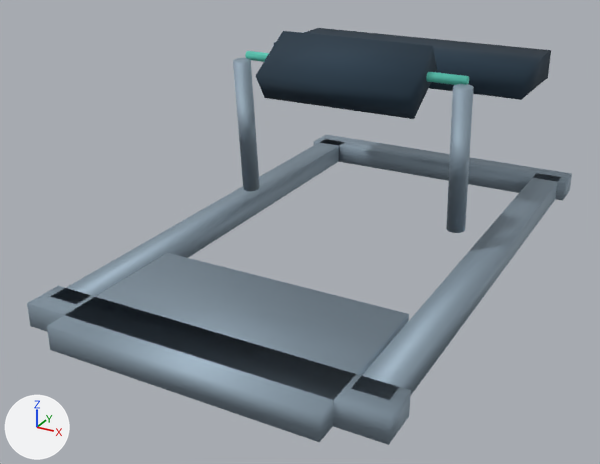
The glTF model assets/prototype/stage1/equipment/machine_b_glute_drive_machine.glb: old version first, new version second.
The view is the same before and after, from a 50 mm camera at (0.909, -2.173, 0.975) aimed at (-0.059, -0.413, 0.095). Every picture has the same lights, and +X, +Y and +Z are marked at lower left. The older version comes first. Where no turn or scale is listed for an object, it has been applied to the vertices.

The first picture shows 'base', 'footplate', 'grip_bar', 'guide_link-1', 'guide_link1', 'lap_pad', 'upper_back_support'.
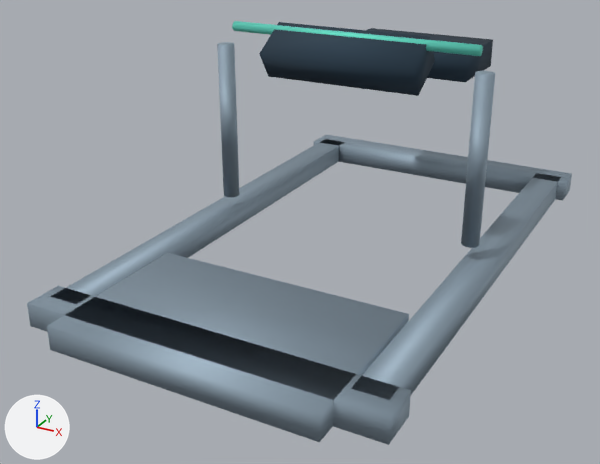
Edits to the bpy script that builds the scene:
```text
Change me_upper_back_support:
    used by ob_upper_back_support; location = (0.0, 0.0, 0.0)
    remove me_upper_back_support.from_pydata(...)  # 8 vertices, 12 faces; spans x -0.38..0.38, y 0.005..0.295, z 0.41..0.49
    add me_upper_back_support.from_pydata(...)  # 8 vertices, 12 faces; spans x -0.2..0.2, y 0.08..0.32, z 0.42..0.5
    me_upper_back_support part 1: the whole mesh is scaled about its middle by (0.526, 0.828, 1), then moved by (0.0, 0.05, 0.01)
Change me_lap_pad:
    used by ob_lap_pad; location = (0.0, -0.202, 0.371)
    before: 0 (-0.21, -0.131, 0.047) at pixel (264, 97), 1 (-0.21, -0.174, 0.114) at pixel (255, 75), 2 (-0.21, 0.012, 0.138), 3 (-0.21, -0.031, 0.206) at pixel (282, 30), 4 (0.21, -0.131, 0.047) at pixel (413, 119)
    before: 5 (0.21, -0.174, 0.114) at pixel (408, 95), 6 (0.21, 0.012, 0.138) at pixel (437, 69), 7 (0.21, -0.031, 0.206) at pixel (432, 45)
    remove me_lap_pad.from_pydata(...)  # 8 vertices, 12 faces; spans x -0.21..0.21, y -0.174..0.012, z 0.047..0.206
    add me_lap_pad.from_pydata(...)  # 8 vertices, 12 faces; spans x -0.21..0.21, y -0.153..-0.009, z 0.06..0.192
    me_lap_pad part 2
    add for i in [2, 3, 6, 7]: me_lap_pad.vertices[i].co += Vector((0.0, -0.021, -0.013))
    add for i in [0, 1, 4, 5]: me_lap_pad.vertices[i].co += Vector((0.0, 0.021, 0.014))
Change me_grip_bar:
    used by ob_grip_bar; location = (0.0, -0.202, 0.371)
    remove me_grip_bar.from_pydata(...)  # 50 vertices, 96 faces; spans x -0.31..0.31, y -0.062..-0.038, z 0.122..0.146
    add me_grip_bar.from_pydata(...)  # 50 vertices, 96 faces; spans x -0.34..0.34, y -0.077..-0.051, z 0.16..0.186
    me_grip_bar part 3: the whole mesh is scaled about its middle by (1.1, 1.08, 1.08), then moved by (0.0, -0.013, 0.039)
Add me_guide_r_mesh:
    me_guide_r_mesh.from_pydata(...)  # 50 vertices, 96 faces; spans x -0.023..0.023, y -0.025..0.023, z 0.0..0.437
    me_guide_r_mesh.materials.append(mat_steel)  # greyish blue #9aacba
Change ob_lap_pad:
    ob_lap_pad.location: (0.0, -0.202, 0.371) -> (0.0, -0.201, 0.411)
Change ob_grip_bar:
    ob_grip_bar.location: (0.0, -0.202, 0.371) -> (0.0, -0.201, 0.411)
Remove ob_guide_link_1:
    ob_guide_link_1 = bpy.data.objects.new('guide_link-1', me_guide_link_1)
    ob_guide_link_1.location = (-0.31, -0.25, 0.12)
Remove ob_guide_link1:
    ob_guide_link1 = bpy.data.objects.new('guide_link1', me_guide_link1)
    ob_guide_link1.location = (0.31, -0.25, 0.12)
Add ob_guide_r_mesh:
    ob_guide_r_mesh = bpy.data.objects.new('guide_R_mesh', me_guide_r_mesh)
    ob_guide_r_mesh.location = (-0.36, -0.28, 0.1)
Add ob_guide_l_mesh:
    ob_guide_l_mesh = bpy.data.objects.new('guide_L_mesh', me_guide_r_mesh.copy())
    ob_guide_l_mesh.location = (0.36, -0.28, 0.1)
```

Location of each change, (x1, y1, x2, y2) in pixels of the pictures (600 x 464 px):
'lap_pad', reshaped, moved (16% shorter)
    before: (256, 31, 437, 119)
    after: (259, 22, 435, 96)
'upper_back_support', moved, rescaled
    before: (274, 28, 551, 100)
    after: (368, 28, 493, 82)
'guide_L_mesh', added
    after: (461, 71, 495, 248)
'guide_link1', deleted
    before: (446, 84, 474, 233)
'guide_R_mesh', added
    after: (217, 42, 240, 197)
'grip_bar', moved, rescaled (12% wider)
    before: (245, 51, 469, 85)
    after: (232, 21, 483, 56)
'guide_link-1', deleted
    before: (233, 58, 260, 191)
